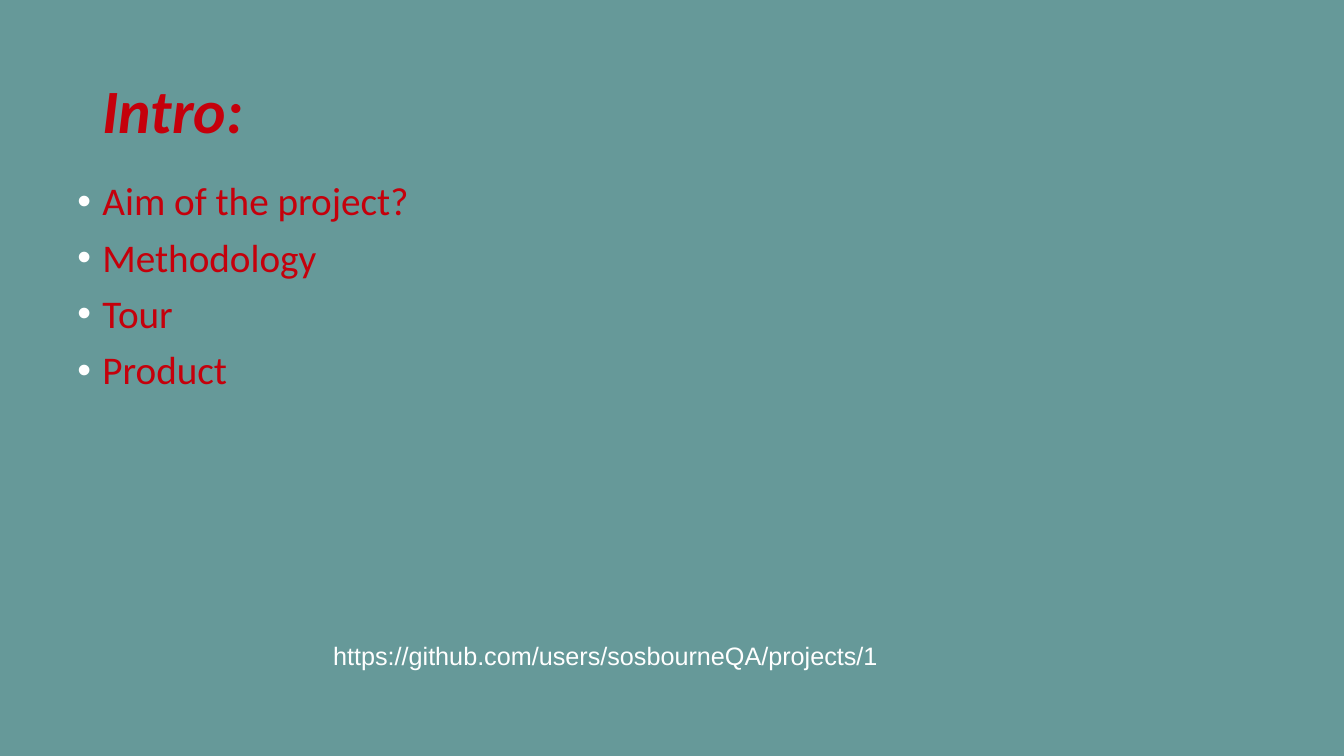
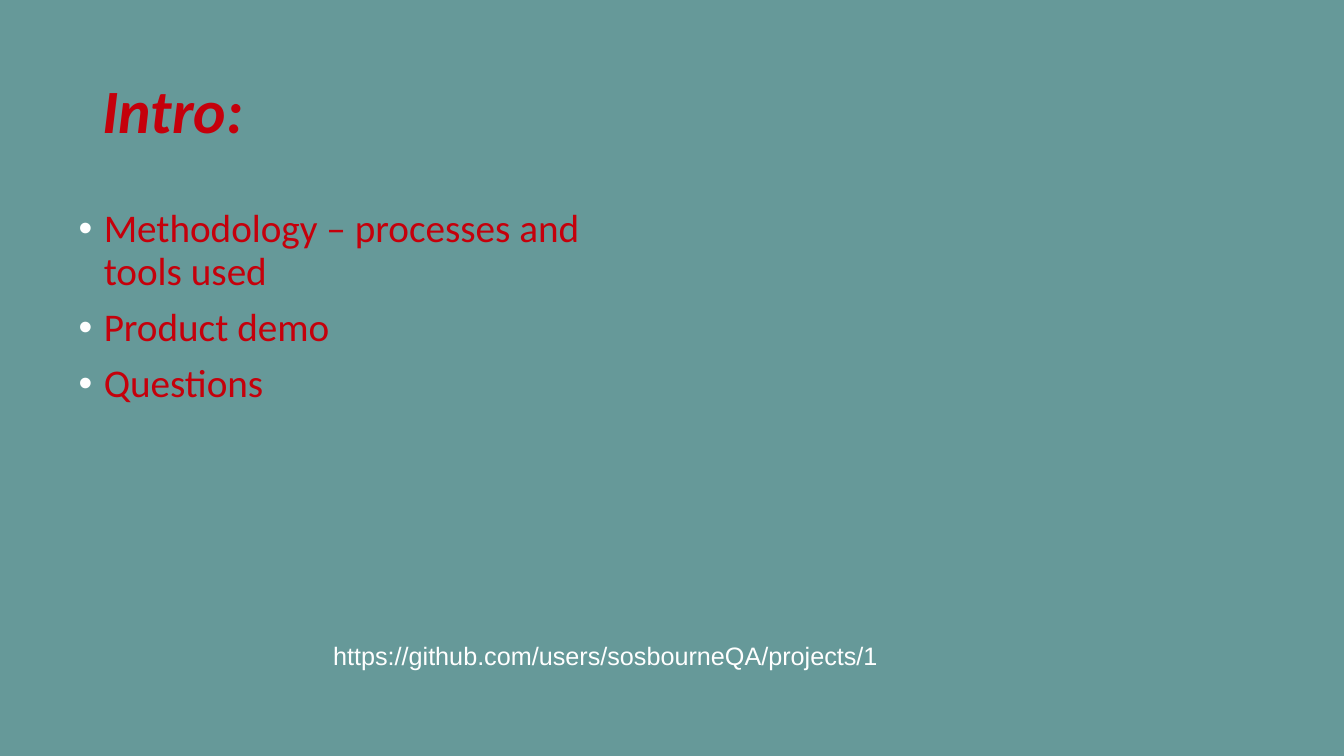
Before and after one commit to sosbourneQA/ims, a slide deck: slide 2 of Project Documents/QA Individual Project.odp. Drawn at 1344x756 pixels with LibreOffice and Linux fonts; fonts in the diff are those of the drawing. Boxes give left, top, right and bottom in pixels: in the first picture for what was removed or moved away, otherwise in the second. Text is boxed around its words. In the diff, an @@ line names an element or a change of style, - is before the commit and + after.

```diff
--- a/Project Documents/QA Individual Project.odp
+++ b/Project Documents/QA Individual Project.odp
@@ text at (104, 215, 579, 402): text changed @@
-• Aim of the project?
-• Methodology
-• Tour
-• Product
+• Methodology – processes and tools used
+• Product demo
+• Questions
```
Also in this commit, not shown: 5 other slides changed, 1 slide removed.
